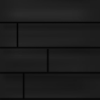
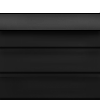
Layer changes from the first w=100, h=100 image to the second:
renamed "Calque 3" to "Calque 4 copie", showed it, moved it above "Calque 2", painted on it over [0, 0, 100, 100]
moved "Calque 7" into group "Verticaux" over [16, 21, 50, 100]
added group "Base top" with 1 layers above "Base" over [0, 24, 100, 100]
added layer "Calque 4" (1st of 3, in "Base top") in group "Base top" over [0, 24, 100, 100]
moved "Calque 4" (3rd of 3, in "Base - découpé") into group "Base - découpé", painted on it over [0, 0, 100, 100]
